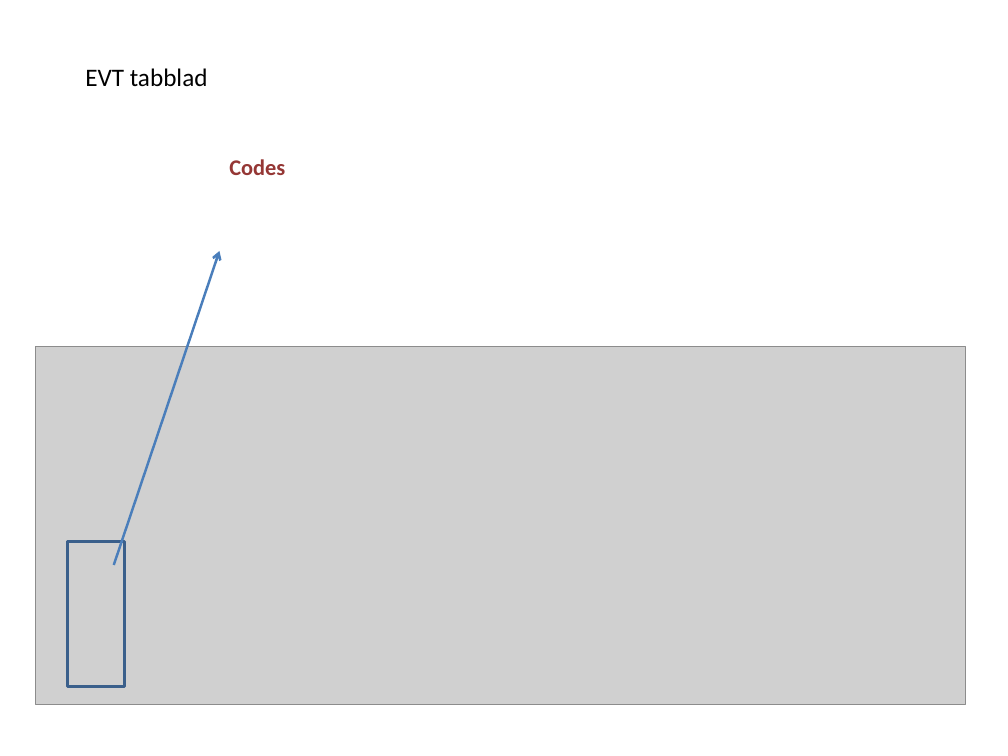
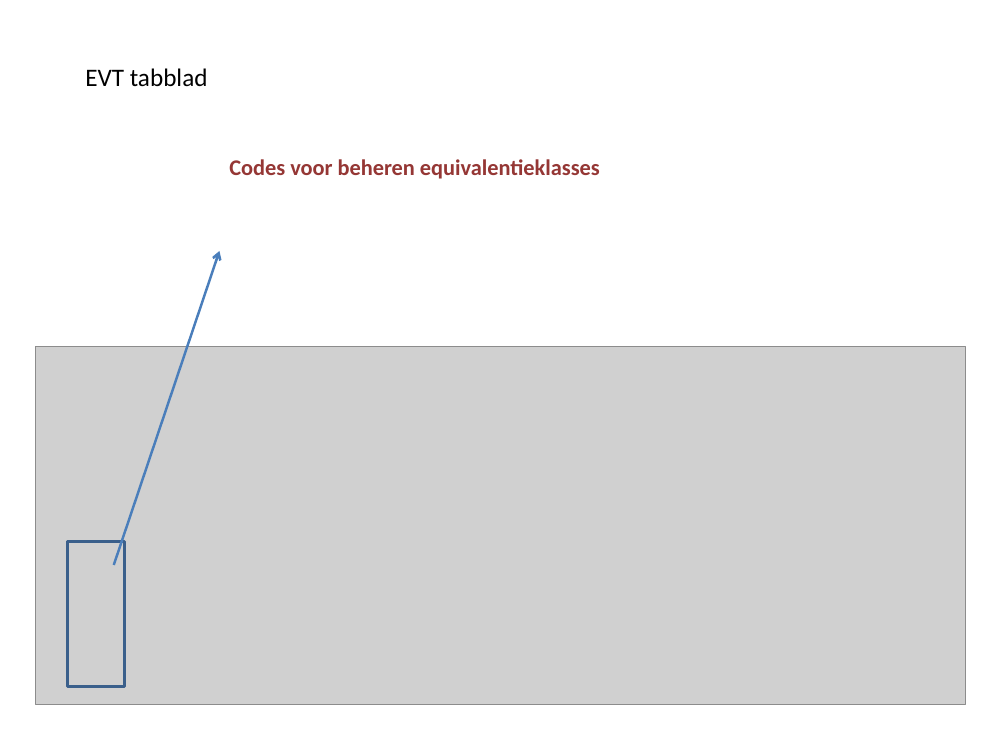
Before and after one commit to RalphSmeenk/TestdossierTool, a slide deck: slide 77 of Handleiding_powerpoint.pptx (slide 52 before the commit). Drawn at 1008x756 pixels with LibreOffice and Linux fonts; fonts in the diff are those of the drawing; grey boxes stand for pictures. Boxes give left, top, right and bottom in pixels: in the first picture for what was removed or moved away, otherwise in the second. Text is boxed around its words. In the diff, an @@ line names an element or a change of style, - is before the commit and + after.

Commit message:
Update van de powerpoint handleiding, kleine aanpassingen aan het Testdossiertool voor v1.8

```diff
--- a/Handleiding_powerpoint.pptx
+++ b/Handleiding_powerpoint.pptx
@@ text at (x1=229, y1=159, x2=600, y2=179): text changed @@
-Codes
+Codes voor beheren equivalentieklasses
```
Also in this commit, not shown: 15 other slides changed, 61 slides added, 2 slides removed, 3 other files.
